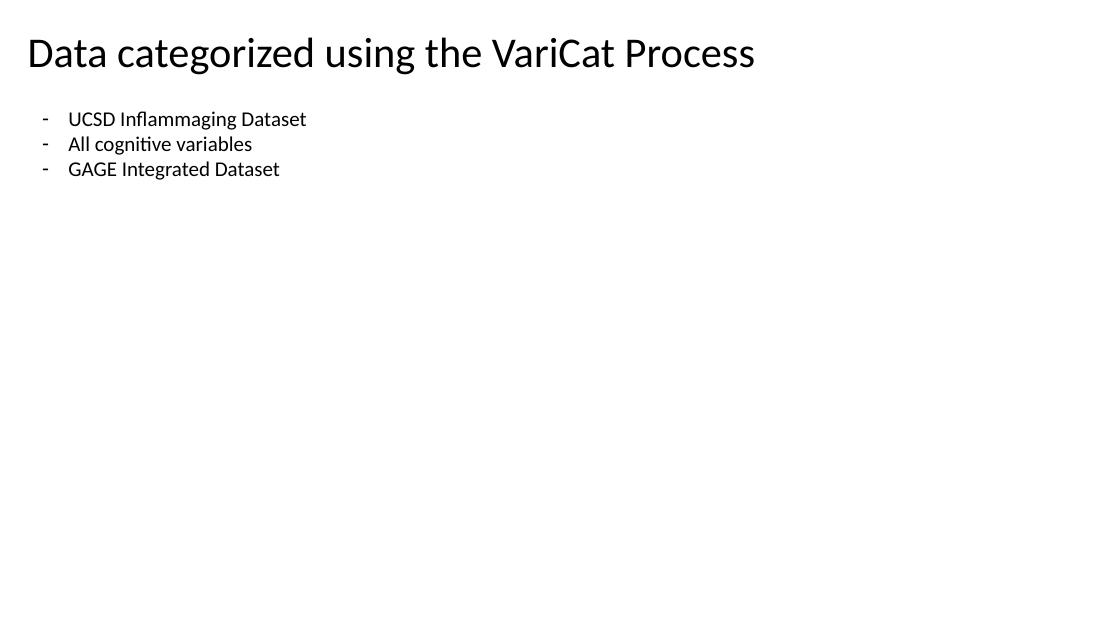
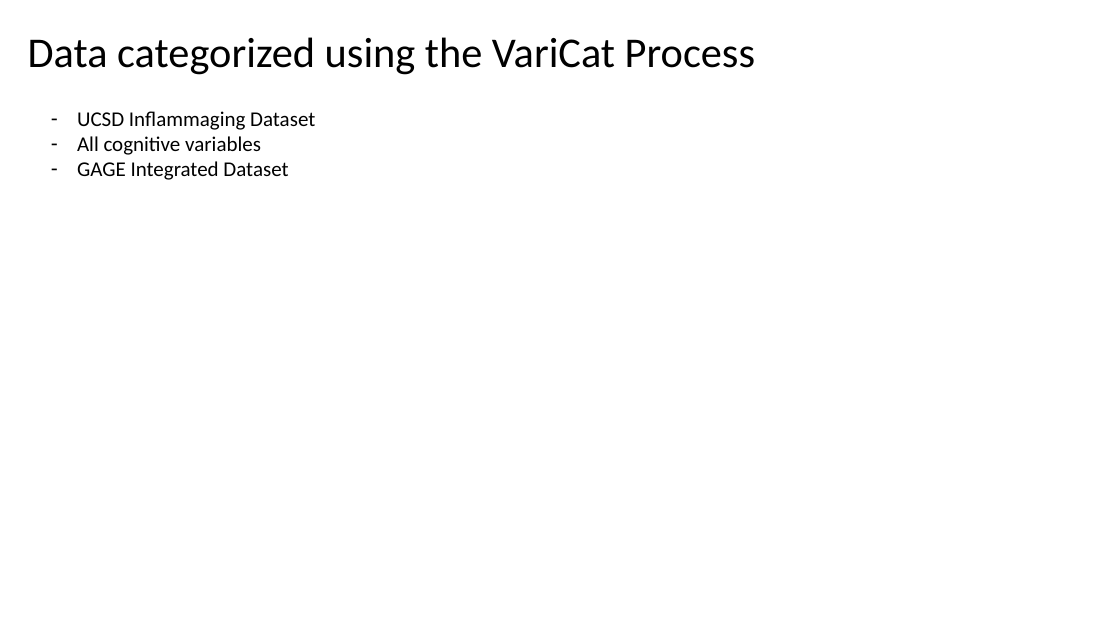
Before and after one commit to nghuixin/varicat, a slide deck: slide 4 of varicat_030823_presentation.pptx. Drawn at 1120x630 pixels with LibreOffice and Linux fonts; fonts in the diff are those of the drawing. Boxes give left, top, right and bottom in pixels: in the first picture for what was removed or moved away, otherwise in the second. Text is boxed around its words. In the diff, an @@ line names an element or a change of style, - is before the commit and + after.

```diff
--- a/varicat_030823_presentation.pptx
+++ b/varicat_030823_presentation.pptx
@@ text "UCSD Inflammaging Dataset": place and size @@
-text "UCSD Inflammaging Dataset" at (68,111,306,180)
+text "UCSD Inflammaging Dataset" at (77,111,315,180)
```
Also in this commit, not shown: 1 other slide changed, 39 other files.
